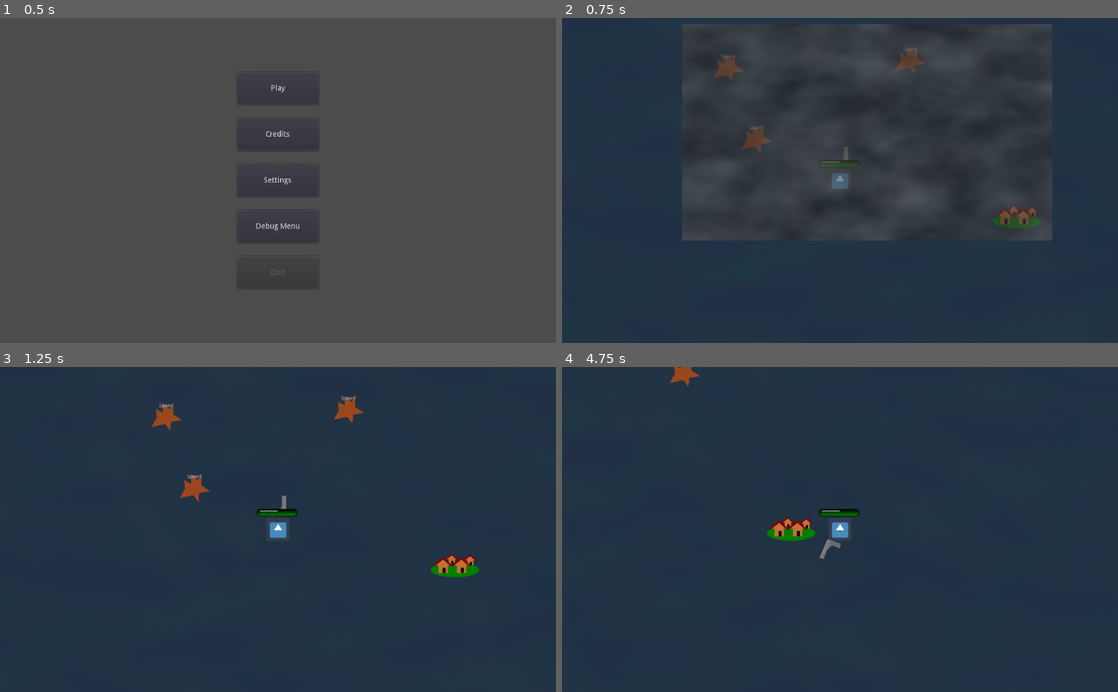
Above: before the commit, frames 1-4 (two rows, left to right).
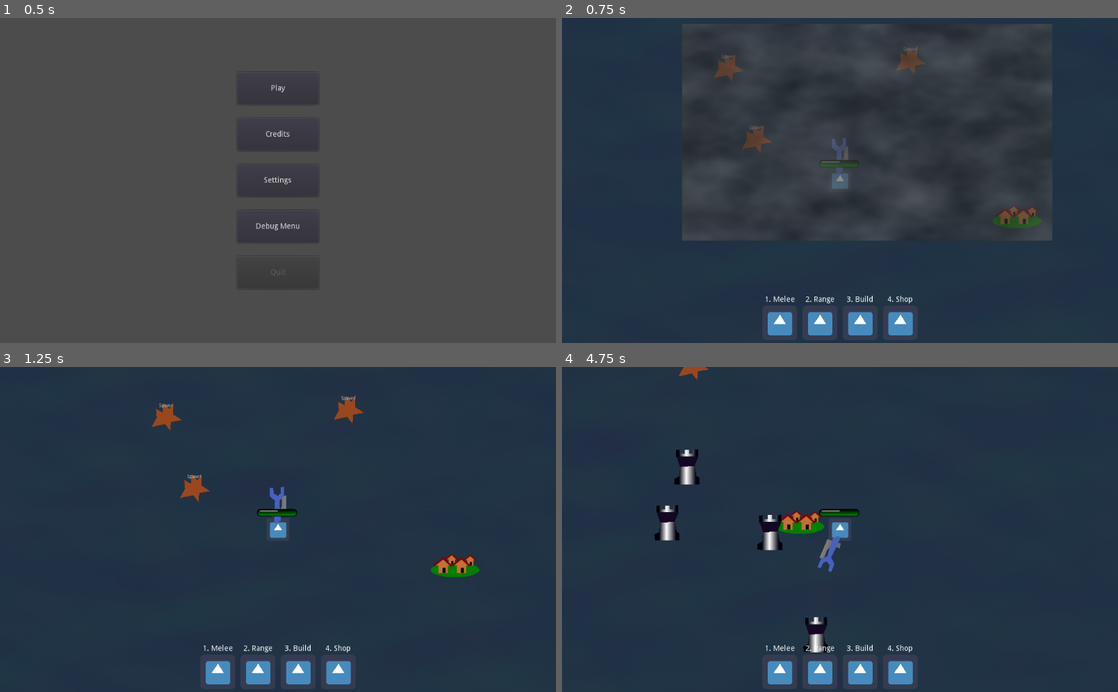
Above: after the commit, the same moments.

Repository: smclaughlan/GWJ52
Game: Godot game, scene res://Main.tscn
Same seed, same stepped clock (60 frames per second), same inputs: the game is played once before the commit and once after it. The engine's default icon, where the game draws it, is replaced by a stand-in: a white triangle on a blue panel in a dark square.
Inputs (mouse positions are in pixels of both pictures, inside the frame that each line leads up to):
- Up to frame 1 (0.5 s): no input
- Up to frame 2 (0.75 s): click "Play" at 0.5 s
- Up to frame 3 (1.25 s): no input
- Up to frame 4 (4.75 s): click (778, 672) at 1.27 s; move the mouse to (962, 513) at 2.02 s; hold Right (ui_right) 2.03-2.78 s; hold G (build, bound only after the commit) 2.03-2.78 s; move the mouse to (728, 545) at 2.77 s; hold Down (ui_down) 2.78-3.53 s; tap Space (shoot) at 2.85 s; tap G (build, bound only after the commit) at 3.05, 4.35 s; move the mouse to (895, 458) at 3.52 s; hold Right (ui_right) 3.53-4.28 s; hold G (build, bound only after the commit) 3.53-4.28 s; move the mouse to (812, 594) at 4.27 s; hold Up (ui_up) from 4.28 s (still down)

Frame 1 is identical in both runs. In frame 2, 1.6% of the frame differs, in the area x 36-64%, y 36-98%; in frame 3, 1.6%; in frame 4, 3.6%, in the area x 16-64%, y 0-98%.

Commit message:
hud and left-hand, right-hand tools

Diff:
--- /dev/null
+++ b/GodotProject/Scenes/GUI/HUD.gd
@@ -0,0 +1,23 @@
+extends CanvasLayer
+
+
+# Declare member variables here. Examples:
+# var a = 2
+# var b = "text"
+
+
+# Called when the node enters the scene tree for the first time.
+func _ready():
+	pass # Replace with function body.
+
+
+# Called every frame. 'delta' is the elapsed time since the previous frame.
+#func _process(delta):
+#	pass
+
+
+func _on_ActionButton_pressed(action : String):
+	if action in [ "melee", "range", "build" ]:
+		Global.player.set_tool(action)
+	elif action == "shop":
+		$ShoppingPopupPanel.popup()
--- /dev/null
+++ b/GodotProject/Scenes/GUI/HUD.tscn
@@ -0,0 +1,135 @@
+[gd_scene load_steps=4 format=2]
+
+[ext_resource path="res://icon.png" type="Texture" id=1]
+[ext_resource path="res://Scenes/GUI/HUD.gd" type="Script" id=2]
+[ext_resource path="res://Scenes/GUI/ShoppingPopupPanel.tscn" type="PackedScene" id=3]
+
+[node name="HUD" type="CanvasLayer"]
+script = ExtResource( 2 )
+
+[node name="header" type="HBoxContainer" parent="."]
+anchor_right = 1.0
+margin_bottom = 50.0
+rect_min_size = Vector2( 0, 50 )
+
+[node name="Footer" type="MarginContainer" parent="."]
+anchor_top = 1.0
+anchor_right = 1.0
+anchor_bottom = 1.0
+margin_top = -92.0
+rect_min_size = Vector2( 0, 50 )
+size_flags_horizontal = 4
+custom_constants/margin_right = 50
+custom_constants/margin_top = 5
+custom_constants/margin_left = 50
+custom_constants/margin_bottom = 5
+
+[node name="GridContainer" type="GridContainer" parent="Footer"]
+margin_left = 369.0
+margin_top = 5.0
+margin_right = 655.0
+margin_bottom = 87.0
+size_flags_horizontal = 6
+size_flags_vertical = 3
+custom_constants/hseparation = 10
+columns = 10
+
+[node name="Melee" type="VBoxContainer" parent="Footer/GridContainer"]
+margin_right = 64.0
+margin_bottom = 82.0
+alignment = 1
+
+[node name="Label" type="Label" parent="Footer/GridContainer/Melee"]
+margin_right = 64.0
+margin_bottom = 14.0
+size_flags_horizontal = 3
+text = "1. Melee"
+align = 1
+
+[node name="ActionButton" type="TextureButton" parent="Footer/GridContainer/Melee"]
+margin_top = 18.0
+margin_right = 64.0
+margin_bottom = 82.0
+texture_normal = ExtResource( 1 )
+texture_pressed = ExtResource( 1 )
+texture_hover = ExtResource( 1 )
+
+[node name="Range" type="VBoxContainer" parent="Footer/GridContainer"]
+margin_left = 74.0
+margin_right = 138.0
+margin_bottom = 82.0
+alignment = 1
+
+[node name="Label" type="Label" parent="Footer/GridContainer/Range"]
+margin_right = 64.0
+margin_bottom = 14.0
+size_flags_horizontal = 3
+text = "2. Range"
+align = 1
+
+[node name="ActionButton" type="TextureButton" parent="Footer/GridContainer/Range"]
+margin_top = 18.0
+margin_right = 64.0
+margin_bottom = 82.0
+texture_normal = ExtResource( 1 )
+texture_pressed = ExtResource( 1 )
+texture_hover = ExtResource( 1 )
+
+[node name="Build" type="VBoxContainer" parent="Footer/GridContainer"]
+margin_left = 148.0
+margin_right = 212.0
+margin_bottom = 82.0
+alignment = 1
+
+[node name="Label" type="Label" parent="Footer/GridContainer/Build"]
+margin_right = 64.0
+margin_bottom = 14.0
+size_flags_horizontal = 3
+text = "3. Build"
+align = 1
+
+[node name="ActionButton" type="TextureButton" parent="Footer/GridContainer/Build"]
+margin_top = 18.0
+margin_right = 64.0
+margin_bottom = 82.0
+texture_normal = ExtResource( 1 )
+texture_pressed = ExtResource( 1 )
+texture_hover = ExtResource( 1 )
+
+[node name="Shop" type="VBoxContainer" parent="Footer/GridContainer"]
+margin_left = 222.0
+margin_right = 286.0
+margin_bottom = 82.0
+alignment = 1
+
+[node name="Label" type="Label" parent="Footer/GridContainer/Shop"]
+margin_right = 64.0
+margin_bottom = 14.0
+size_flags_horizontal = 3
+text = "4. Shop"
+align = 1
+
+[node name="ActionButton" type="TextureButton" parent="Footer/GridContainer/Shop"]
+margin_top = 18.0
+margin_right = 64.0
+margin_bottom = 82.0
+texture_normal = ExtResource( 1 )
+texture_pressed = ExtResource( 1 )
+texture_hover = ExtResource( 1 )
+
+[node name="AudioStreamPlayer" type="AudioStreamPlayer" parent="."]
+
+[node name="ShoppingPopupPanel" parent="." instance=ExtResource( 3 )]
+visible = false
+
+[node name="DeathDialog" type="AcceptDialog" parent="."]
+margin_right = 400.0
+margin_bottom = 140.0
+popup_exclusive = true
+window_title = "Awwww"
+dialog_text = "You are dead."
+
+[connection signal="pressed" from="Footer/GridContainer/Melee/ActionButton" to="." method="_on_ActionButton_pressed" binds= [ "melee" ]]
+[connection signal="pressed" from="Footer/GridContainer/Range/ActionButton" to="." method="_on_ActionButton_pressed" binds= [ "range" ]]
+[connection signal="pressed" from="Footer/GridContainer/Build/ActionButton" to="." method="_on_ActionButton_pressed" binds= [ "build" ]]
+[connection signal="pressed" from="Footer/GridContainer/Shop/ActionButton" to="." method="_on_ActionButton_pressed" binds= [ "shop" ]]
--- /dev/null
+++ b/GodotProject/Scenes/GUI/ShoppingPopupPanel.gd
@@ -0,0 +1,20 @@
+extends PopupPanel
+
+
+# Declare member variables here. Examples:
+# var a = 2
+# var b = "text"
+
+
+# Called when the node enters the scene tree for the first time.
+func _ready():
+	pass # Replace with function body.
+
+
+# Called every frame. 'delta' is the elapsed time since the previous frame.
+#func _process(delta):
+#	pass
+
+
+func _on_CloseButton_pressed():
+	hide()
--- /dev/null
+++ b/GodotProject/Scenes/GUI/ShoppingPopupPanel.tscn
@@ -0,0 +1,226 @@
+[gd_scene load_steps=3 format=2]
+
+[ext_resource path="res://icon.png" type="Texture" id=1]
+[ext_resource path="res://Scenes/GUI/ShoppingPopupPanel.gd" type="Script" id=2]
+
+[node name="ShoppingPopupPanel" type="PopupPanel"]
+visible = true
+anchor_left = 0.5
+anchor_top = 0.5
+anchor_right = 0.5
+anchor_bottom = 0.5
+margin_left = -300.0
+margin_top = -200.0
+margin_right = 300.0
+margin_bottom = 200.0
+rect_min_size = Vector2( 600, 400 )
+script = ExtResource( 2 )
+
+[node name="VBoxContainer" type="VBoxContainer" parent="."]
+anchor_right = 1.0
+anchor_bottom = 1.0
+custom_constants/separation = 20
+
+[node name="Header" type="PanelContainer" parent="VBoxContainer"]
+margin_right = 600.0
+margin_bottom = 28.0
+
+[node name="ShoppingTitle" type="Label" parent="VBoxContainer/Header"]
+margin_left = 7.0
+margin_top = 7.0
+margin_right = 593.0
+margin_bottom = 21.0
+text = "Purchase Blueprints and Upgrades"
+align = 1
+
+[node name="TowerBlueprints" type="MarginContainer" parent="VBoxContainer"]
+margin_top = 48.0
+margin_right = 600.0
+margin_bottom = 168.0
+custom_constants/margin_right = 20
+custom_constants/margin_top = 10
+custom_constants/margin_left = 20
+custom_constants/margin_bottom = 10
+
+[node name="VBoxContainer" type="VBoxContainer" parent="VBoxContainer/TowerBlueprints"]
+margin_left = 20.0
+margin_top = 10.0
+margin_right = 580.0
+margin_bottom = 110.0
+
+[node name="BlueprintsTitle" type="Label" parent="VBoxContainer/TowerBlueprints/VBoxContainer"]
+margin_right = 560.0
+margin_bottom = 14.0
+text = "Tower Blueprints"
+align = 1
+
+[node name="GridContainer" type="GridContainer" parent="VBoxContainer/TowerBlueprints/VBoxContainer"]
+margin_left = 180.0
+margin_top = 18.0
+margin_right = 380.0
+margin_bottom = 100.0
+size_flags_horizontal = 6
+columns = 9
+
+[node name="FireTower" type="VBoxContainer" parent="VBoxContainer/TowerBlueprints/VBoxContainer/GridContainer"]
+margin_right = 64.0
+margin_bottom = 82.0
+
+[node name="Label" type="Label" parent="VBoxContainer/TowerBlueprints/VBoxContainer/GridContainer/FireTower"]
+margin_right = 64.0
+margin_bottom = 14.0
+text = "Fire"
+align = 1
+
+[node name="BlueprintButton" type="TextureButton" parent="VBoxContainer/TowerBlueprints/VBoxContainer/GridContainer/FireTower"]
+margin_top = 18.0
+margin_right = 64.0
+margin_bottom = 82.0
+texture_normal = ExtResource( 1 )
+texture_pressed = ExtResource( 1 )
+texture_hover = ExtResource( 1 )
+texture_disabled = ExtResource( 1 )
+
+[node name="PoisonTower" type="VBoxContainer" parent="VBoxContainer/TowerBlueprints/VBoxContainer/GridContainer"]
+margin_left = 68.0
+margin_right = 132.0
+margin_bottom = 82.0
+
+[node name="Label" type="Label" parent="VBoxContainer/TowerBlueprints/VBoxContainer/GridContainer/PoisonTower"]
+margin_right = 64.0
+margin_bottom = 14.0
+text = "Poison"
+align = 1
+autowrap = true
+
+[node name="BlueprintButton" type="TextureButton" parent="VBoxContainer/TowerBlueprints/VBoxContainer/GridContainer/PoisonTower"]
+margin_top = 18.0
+margin_right = 64.0
+margin_bottom = 82.0
+texture_normal = ExtResource( 1 )
+texture_pressed = ExtResource( 1 )
+texture_hover = ExtResource( 1 )
+texture_disabled = ExtResource( 1 )
+
+[node name="ElectricityTower" type="VBoxContainer" parent="VBoxContainer/TowerBlueprints/VBoxContainer/GridContainer"]
+margin_left = 136.0
+margin_right = 200.0
+margin_bottom = 82.0
+
+[node name="Label" type="Label" parent="VBoxContainer/TowerBlueprints/VBoxContainer/GridContainer/ElectricityTower"]
+margin_right = 64.0
+margin_bottom = 14.0
+text = "Electricity"
+align = 1
+autowrap = true
+
+[node name="BlueprintButton" type="TextureButton" parent="VBoxContainer/TowerBlueprints/VBoxContainer/GridContainer/ElectricityTower"]
+margin_top = 18.0
+margin_right = 64.0
+margin_bottom = 82.0
+texture_normal = ExtResource( 1 )
+texture_pressed = ExtResource( 1 )
+texture_hover = ExtResource( 1 )
+texture_disabled = ExtResource( 1 )
+
+[node name="PlayerUpgrades" type="MarginContainer" parent="VBoxContainer"]
+margin_top = 188.0
+margin_right = 600.0
+margin_bottom = 325.0
+custom_constants/margin_right = 20
+custom_constants/margin_top = 10
+custom_constants/margin_left = 20
+custom_constants/margin_bottom = 10
+
+[node name="VBoxContainer" type="VBoxContainer" parent="VBoxContainer/PlayerUpgrades"]
+margin_left = 20.0
+margin_top = 10.0
+margin_right = 580.0
+margin_bottom = 127.0
+
+[node name="UpgradesTitle" type="Label" parent="VBoxContainer/PlayerUpgrades/VBoxContainer"]
+margin_right = 560.0
+margin_bottom = 14.0
+text = "Tower Blueprints"
+align = 1
+
+[node name="GridContainer" type="GridContainer" parent="VBoxContainer/PlayerUpgrades/VBoxContainer"]
+margin_left = 180.0
+margin_top = 18.0
+margin_right = 380.0
+margin_bottom = 117.0
+size_flags_horizontal = 6
+columns = 9
+
+[node name="MeleeUpgrade" type="VBoxContainer" parent="VBoxContainer/PlayerUpgrades/VBoxContainer/GridContainer"]
+margin_right = 64.0
+margin_bottom = 99.0
+
+[node name="Label" type="Label" parent="VBoxContainer/PlayerUpgrades/VBoxContainer/GridContainer/MeleeUpgrade"]
+margin_right = 64.0
+margin_bottom = 31.0
+text = "Melee Damage"
+align = 1
+autowrap = true
+
+[node name="UpgradeButton" type="TextureButton" parent="VBoxContainer/PlayerUpgrades/VBoxContainer/GridContainer/MeleeUpgrade"]
+margin_top = 35.0
+margin_right = 64.0
+margin_bottom = 99.0
+texture_normal = ExtResource( 1 )
+texture_pressed = ExtResource( 1 )
+texture_hover = ExtResource( 1 )
+texture_disabled = ExtResource( 1 )
+
+[node name="RangeUpgrade" type="VBoxContainer" parent="VBoxContainer/PlayerUpgrades/VBoxContainer/GridContainer"]
+margin_left = 68.0
+margin_right = 132.0
+margin_bottom = 99.0
+
+[node name="Label" type="Label" parent="VBoxContainer/PlayerUpgrades/VBoxContainer/GridContainer/RangeUpgrade"]
+margin_right = 64.0
+margin_bottom = 31.0
+text = "Range Damage"
+align = 1
+autowrap = true
+
+[node name="UpgradeButton" type="TextureButton" parent="VBoxContainer/PlayerUpgrades/VBoxContainer/GridContainer/RangeUpgrade"]
+margin_top = 35.0
+margin_right = 64.0
+margin_bottom = 99.0
+texture_normal = ExtResource( 1 )
+texture_pressed = ExtResource( 1 )
+texture_hover = ExtResource( 1 )
+texture_disabled = ExtResource( 1 )
+
+[node name="BuildUpgrade" type="VBoxContainer" parent="VBoxContainer/PlayerUpgrades/VBoxContainer/GridContainer"]
+margin_left = 136.0
+margin_right = 200.0
+margin_bottom = 99.0
+
+[node name="Label" type="Label" parent="VBoxContainer/PlayerUpgrades/VBoxContainer/GridContainer/BuildUpgrade"]
+margin_right = 64.0
+margin_bottom = 31.0
+text = "Build Speed"
+align = 1
+autowrap = true
+
+[node name="UpgradeButton" type="TextureButton" parent="VBoxContainer/PlayerUpgrades/VBoxContainer/GridContainer/BuildUpgrade"]
+margin_top = 35.0
+margin_right = 64.0
+margin_bottom = 99.0
+texture_normal = ExtResource( 1 )
+texture_pressed = ExtResource( 1 )
+texture_hover = ExtResource( 1 )
+texture_disabled = ExtResource( 1 )
+
+[node name="CloseButton" type="Button" parent="VBoxContainer"]
+margin_left = 237.0
+margin_top = 345.0
+margin_right = 362.0
+margin_bottom = 395.0
+rect_min_size = Vector2( 125, 50 )
+size_flags_horizontal = 4
+text = "Close"
+
+[connection signal="pressed" from="VBoxContainer/CloseButton" to="." method="_on_CloseButton_pressed"]
--- /dev/null
+++ b/GodotProject/Scenes/Objects/Tools/ConstructionWrench.gd
@@ -0,0 +1,25 @@
+extends Node2D
+
+
+# Declare member variables here. Examples:
+# var a = 2
+# var b = "text"
+
+
+# Called when the node enters the scene tree for the first time.
+func _ready():
+	pass # Replace with function body.
+
+func _unhandled_input(event):
+	if event.is_action_pressed("build"):
+		# spawn a tower in the target location
+		var tower = preload("res://Scenes/Towers/PlaceholderTower.tscn").instance()
+		var towerPosition = $Sprite/TargetPosition.get_global_position()
+
+		# this should be a signal to ask the map to spawn the tower
+		Global.current_map.add_child(tower )
+		tower.set_global_position(towerPosition)
+
+
+func _process(_delta):
+	$Sprite.look_at(get_global_mouse_position())
--- /dev/null
+++ b/GodotProject/Scenes/Objects/Tools/ConstructionWrench.tscn
@@ -0,0 +1,20 @@
+[gd_scene load_steps=2 format=2]
+
+[ext_resource path="res://Scenes/Objects/Tools/ConstructionWrench.gd" type="Script" id=1]
+
+[node name="ConstructionWrench" type="Node2D"]
+script = ExtResource( 1 )
+
+[node name="Sprite" type="Sprite" parent="."]
+position = Vector2( -1, 1 )
+offset = Vector2( 165, -2 )
+
+[node name="Polygon2D" type="Polygon2D" parent="Sprite"]
+position = Vector2( 1, 0 )
+scale = Vector2( 0.569063, 0.569063 )
+color = Color( 0.286275, 0.380392, 0.752941, 1 )
+offset = Vector2( 77, 0 )
+polygon = PoolVector2Array( -34, -18, 62, -13, 85, -39, 127, -40, 127, -23, 99, -20, 87, -1, 98, 13, 128, 15, 131, 31, 85, 31, 63, 8, -33, 15, -49, -8, -46, -18 )
+
+[node name="TargetPosition" type="Position2D" parent="Sprite"]
+position = Vector2( 179, -1 )
--- a/GodotProject/Scenes/Player/PlayerAvatar.gd
+++ b/GodotProject/Scenes/Player/PlayerAvatar.gd
@@ -16,9 +16,30 @@
 	State = States.READY
 
 func initialize_weapons():
-	for weapon in $WeaponSlot.get_children():
-		if weapon.has_method("init"):
-			weapon.init(self)
+	set_tool("range", "left")
+
+
+func set_tool(toolString : String = "range", hand : String = "left"):
+	var tools = {
+		"melee":$Toolbelt/Sword,
+		"range":$Toolbelt/Gun,
+		"build":$Toolbelt/ConstructionWrench,
+	}
+
+	var handNodes = {
+		"left":$LeftHand,
+		"right":$RightHand,
+	}
+
+	for existingTool in handNodes[hand].get_children():
+		existingTool.queue_free()
+		var newTool = tools[toolString].duplicate()
+		handNodes[hand].add_child(newTool)
+		newTool.init(self)
+
+
+
+
 
 # Called every frame. 'delta' is the elapsed time since the previous frame.
 func _process(_delta):
@@ -47,13 +68,13 @@
 
 func die_for_real_this_time():
 	# show a death screen and pop up a restart option
-	State == States.DEAD
+	State = States.DEAD
 	$HUD/DeathDialog.popup_centered_ratio(0.75)
 
 func _on_knockback(impulseVector):
 	var _remainingVel = move_and_slide(impulseVector)
 
-func _on_hit(damage, impulseVector, damageAttributes):
+func _on_hit(damage, impulseVector, _damageAttributes):
 	if State != States.DEAD:
 		_on_knockback(impulseVector)
 		health -= damage
--- a/GodotProject/Scenes/Player/PlayerAvatar.tscn
+++ b/GodotProject/Scenes/Player/PlayerAvatar.tscn
@@ -6,6 +6,8 @@
 [ext_resource path="res://_common/GUI/HealthBarUnder.png" type="Texture" id=4]
 [ext_resource path="res://_common/GUI/HealthBarOver.png" type="Texture" id=5]
 [ext_resource path="res://_common/GUI/HealthBarFill.png" type="Texture" id=6]
+[ext_resource path="res://Scenes/Objects/Tools/ConstructionWrench.tscn" type="PackedScene" id=7]
+[ext_resource path="res://Scenes/GUI/HUD.tscn" type="PackedScene" id=8]
 
 [sub_resource type="RectangleShape2D" id=1]
 extents = Vector2( 31, 31.5 )
@@ -22,9 +24,17 @@
 [node name="Sprite" type="Sprite" parent="Sprite"]
 texture = ExtResource( 2 )
 
-[node name="WeaponSlot" type="Node2D" parent="."]
+[node name="LeftHand" type="Node2D" parent="."]
 
-[node name="Gun" parent="WeaponSlot" instance=ExtResource( 1 )]
+[node name="RightHand" type="Node2D" parent="."]
+
+[node name="Toolbelt" type="Node2D" parent="."]
+
+[node name="Gun" parent="Toolbelt" instance=ExtResource( 1 )]
+
+[node name="ConstructionWrench" parent="Toolbelt" instance=ExtResource( 7 )]
+
+[node name="Sword" type="Node2D" parent="Toolbelt"]
 
 [node name="Camera2D" type="Camera2D" parent="."]
 current = true
@@ -33,14 +43,7 @@
 [node name="DeathTimer" type="Timer" parent="."]
 one_shot = true
 
-[node name="HUD" type="CanvasLayer" parent="."]
-
-[node name="DeathDialog" type="AcceptDialog" parent="HUD"]
-margin_right = 400.0
-margin_bottom = 140.0
-popup_exclusive = true
-window_title = "Awwww"
-dialog_text = "You are dead."
+[node name="HUD" parent="." instance=ExtResource( 8 )]
 
 [node name="StatusBars" type="Node2D" parent="."]
 position = Vector2( -59, -57 )
@@ -54,4 +57,3 @@
 texture_progress = ExtResource( 6 )
 
 [connection signal="timeout" from="DeathTimer" to="." method="_on_DeathTimer_timeout"]
-[connection signal="confirmed" from="HUD/DeathDialog" to="." method="_on_DeathDialog_confirmed"]
--- /dev/null
+++ b/GodotProject/Scenes/Towers/PlaceholderTower.tscn
@@ -0,0 +1,35 @@
+[gd_scene load_steps=5 format=2]
+
+[sub_resource type="Gradient" id=1]
+offsets = PoolRealArray( 0.166667, 0.491228, 0.909357 )
+colors = PoolColorArray( 0.000396729, 0, 0.0507812, 1, 1, 1, 1, 1, 0, 0, 0.0470588, 1 )
+
+[sub_resource type="GradientTexture" id=2]
+gradient = SubResource( 1 )
+width = 128
+
+[sub_resource type="Gradient" id=3]
+offsets = PoolRealArray( 0.163743, 0.418129 )
+colors = PoolColorArray( 0.114644, 0.00270877, 0.160156, 1, 0.0575922, 0.0569999, 0.132812, 1 )
+
+[sub_resource type="GradientTexture" id=4]
+gradient = SubResource( 3 )
+width = 64
+
+[node name="PlaceholderTower" type="Node2D"]
+
+[node name="Sprite" type="Sprite" parent="."]
+
+[node name="Polygon2D" type="Polygon2D" parent="Sprite"]
+texture = SubResource( 2 )
+texture_offset = Vector2( 32, 0 )
+texture_scale = Vector2( 2, 2 )
+polygon = PoolVector2Array( 35, 20, -33, 19, -34, 4, -21, -3, -17, -46, -29, -58, -29, -76, -19, -76, -19, -66, -5, -66, -5, -77, 7, -77, 7, -66, 18, -66, 18, -78, 32, -78, 32, -55, 21, -46, 27, -5, 35, 1 )
+
+[node name="Polygon2D2" type="Polygon2D" parent="Sprite"]
+position = Vector2( 1, 1 )
+scale = Vector2( 1, 2.66667 )
+texture = SubResource( 4 )
+texture_scale = Vector2( 1.2, 3 )
+texture_rotation_degrees = 90.0
+polygon = PoolVector2Array( -29, -22.125, 32, -22.125, 21, -12.375, -19, -11.25 )
--- a/GodotProject/project.godot
+++ b/GodotProject/project.godot
@@ -69,6 +69,23 @@
 "events": [ Object(InputEventKey,"resource_local_to_scene":false,"resource_name":"","device":0,"alt":false,"shift":false,"control":false,"meta":false,"command":false,"pressed":false,"scancode":66,"physical_scancode":0,"unicode":0,"echo":false,"script":null)
  ]
 }
+right_hand={
+"deadzone": 0.5,
+"events": [ Object(InputEventMouseButton,"resource_local_to_scene":false,"resource_name":"","device":0,"alt":false,"shift":false,"control":false,"meta":false,"command":false,"button_mask":0,"position":Vector2( 0, 0 ),"global_position":Vector2( 0, 0 ),"factor":1.0,"button_index":1,"pressed":false,"doubleclick":false,"script":null)
+, Object(InputEventKey,"resource_local_to_scene":false,"resource_name":"","device":0,"alt":false,"shift":false,"control":false,"meta":false,"command":false,"pressed":false,"scancode":32,"physical_scancode":0,"unicode":0,"echo":false,"script":null)
+ ]
+}
+left_hand={
+"deadzone": 0.5,
+"events": [ Object(InputEventMouseButton,"resource_local_to_scene":false,"resource_name":"","device":0,"alt":false,"shift":false,"control":false,"meta":false,"command":false,"button_mask":0,"position":Vector2( 0, 0 ),"global_position":Vector2( 0, 0 ),"factor":1.0,"button_index":2,"pressed":false,"doubleclick":false,"script":null)
+, Object(InputEventKey,"resource_local_to_scene":false,"resource_name":"","device":0,"alt":false,"shift":false,"control":false,"meta":false,"command":false,"pressed":false,"scancode":82,"physical_scancode":0,"unicode":0,"echo":false,"script":null)
+ ]
+}
+build={
+"deadzone": 0.5,
+"events": [ Object(InputEventKey,"resource_local_to_scene":false,"resource_name":"","device":0,"alt":false,"shift":false,"control":false,"meta":false,"command":false,"pressed":false,"scancode":71,"physical_scancode":0,"unicode":0,"echo":false,"script":null)
+ ]
+}
 
 [layer_names]
 
Not shown: 1 places in GodotProject/Scenes/Player/PlayerAvatar.tscn that only renumber resources
